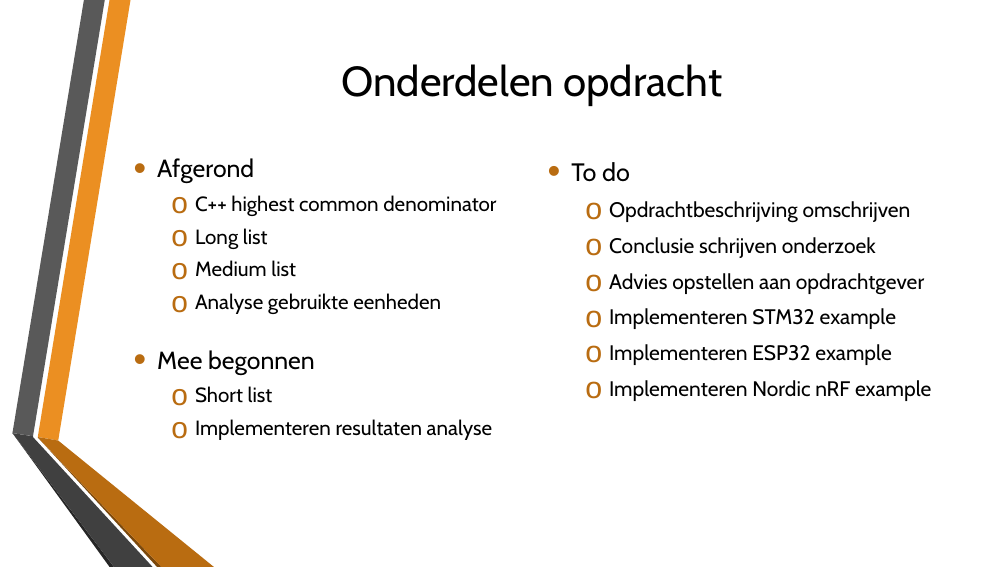
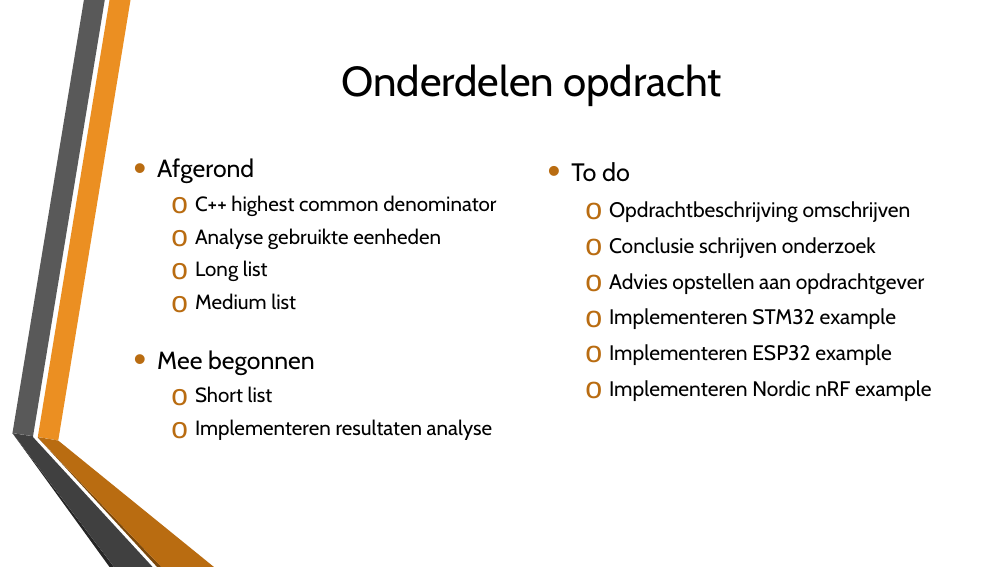
Before and after one commit to LarsSchool/school_repo, a slide deck: slide 7 of Stage Inspiro/Stagedocumenten/Eindpresentatie.pptx (slide 4 before the commit). Drawn at 1008x567 pixels with LibreOffice and Linux fonts; fonts in the diff are those of the drawing; background and template pictures are left out. Boxes give left, top, right and bottom in pixels: in the first picture for what was removed or moved away, otherwise in the second. Text is boxed around its words. In the diff, an @@ line names an element or a change of style, - is before the commit and + after.

```diff
--- a/Stage Inspiro/Stagedocumenten/Eindpresentatie.pptx
+++ b/Stage Inspiro/Stagedocumenten/Eindpresentatie.pptx
@@ text at <box>195,228,441,249</box>: paragraph added @@
+  o Analyse gebruikte eenheden
@@ text at <box>195,293,441,314</box>: paragraph removed @@
-  o Analyse gebruikte eenheden
```
Also in this commit, not shown: 11 other slides changed, 4 slides added, 3 slides removed, 4 other files.
